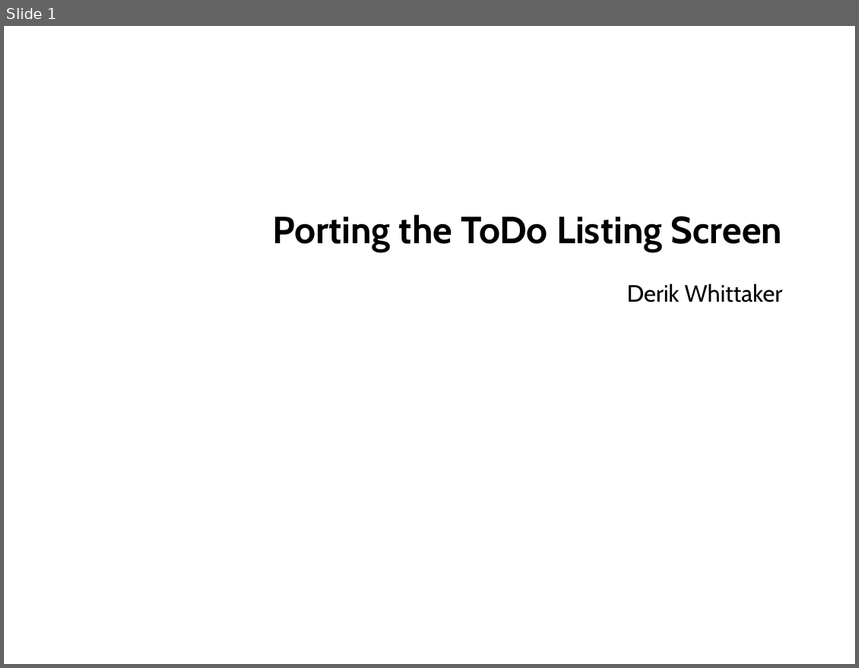
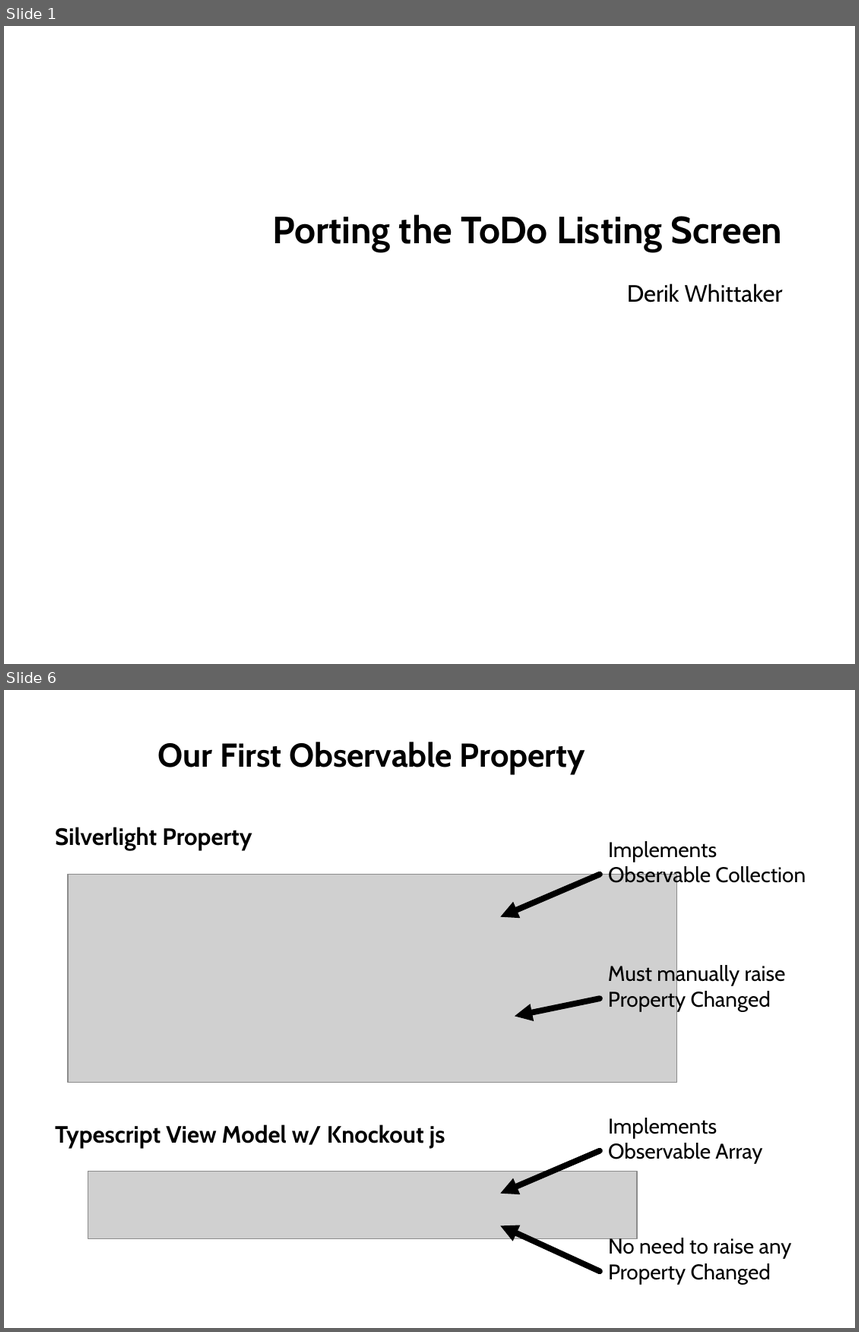
Before and after one commit to derikwhittaker/Pluarsight.XamlToHtml, a slide deck: Modules/02.TaskListingScreen.InitialSetup/02.TaskListingScreen.InitialSetup.Slides.pptx. Shown one above the other, each under a label of ours: slide 1 before the commit, slides 1 and 6 after it; the slides between them are not shown. The pictures are 859x668 and 859x1332 pixels, drawn with LibreOffice and Linux fonts; fonts in the diff are those of the drawing; grey boxes stand for pictures; background and template pictures are left out. Boxes give left, top, right and bottom in pixels: in the first picture for what was removed or moved away, otherwise in the second. Text is boxed around its words. In the diff, an @@ line names an element or a change of style, - is before the commit and + after.

```diff
--- a/Modules/02.TaskListingScreen.InitialSetup/02.TaskListingScreen.InitialSetup.Slides.pptx
+++ b/Modules/02.TaskListingScreen.InitialSetup/02.TaskListingScreen.InitialSetup.Slides.pptx
@@ slide 6 added at [4, 690, 855, 1328], background #FFFFFF @@
@@ title added at [158, 742, 585, 774], 28 pt, text #000000, bold @@
+Our First Observable Property
@@ text added at [55, 827, 446, 1149], 20 pt, text #000000, bold @@
+Silverlight Property
+Typescript View Model w/ Knockout js
@@ text added at [608, 841, 806, 888], 18 pt, text #000000 @@
+Implements
+Observable Collection
@@ picture added at [68, 875, 677, 1083] @@
@@ arrow added from (600, 875) to (500, 917), #000000 5 pt @@
@@ text added at [608, 964, 786, 1011], 18 pt, text #000000 @@
+Must manually raise
+Property Changed
@@ arrow added from (600, 999) to (515, 1016), #000000 5 pt @@
@@ text added at [608, 1118, 762, 1164], 18 pt, text #000000 @@
+Implements
+Observable Array
@@ arrow added from (600, 1151) to (500, 1194), #000000 5 pt @@
@@ picture added at [88, 1172, 637, 1239] @@
@@ arrow added from (600, 1271) to (500, 1227), #000000 5 pt @@
@@ text added at [608, 1236, 792, 1284], 18 pt, text #000000 @@
+No need to raise any
+Property Changed
```
Also in this commit, not shown: 2 slides changed, 14 other slides added.
